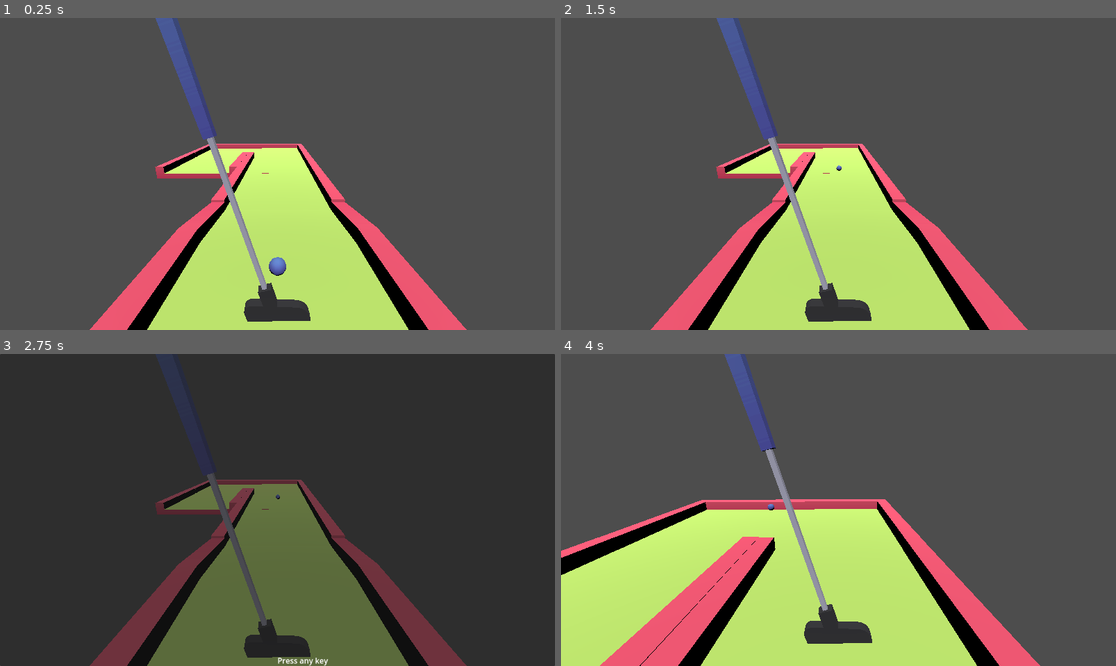
Above: before the commit, frames 1-4 (two rows, left to right).
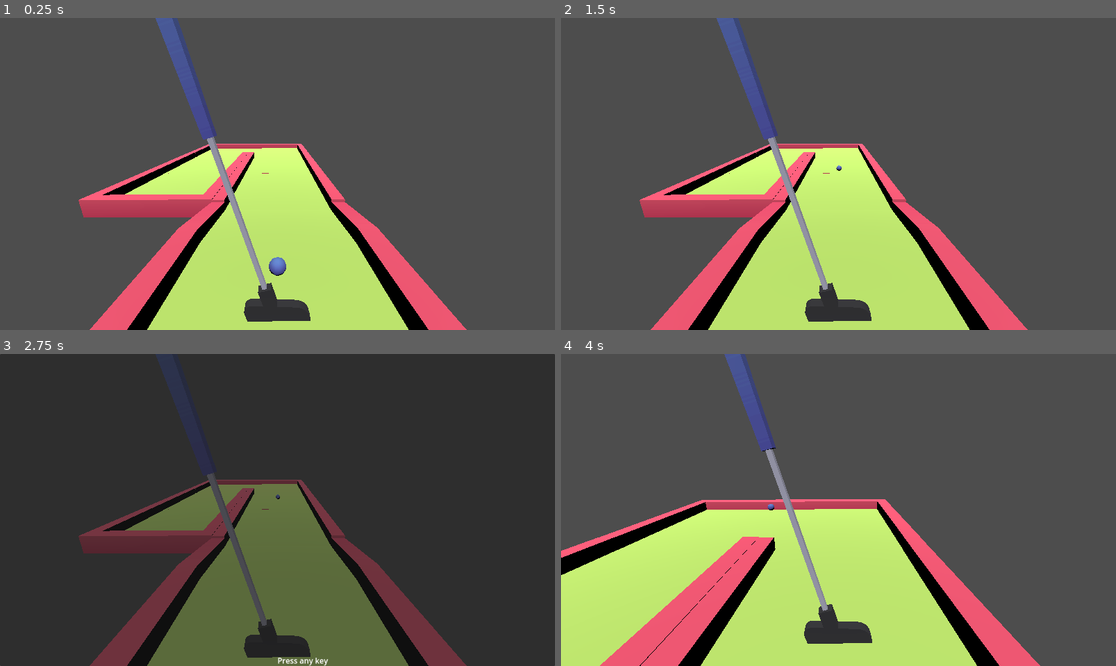
Above: after the commit, the same moments.

Repository: cmauro1/Minigolf
Game: Godot game, scene res://main.tscn
Same seed, same stepped clock (60 frames per second), same inputs: the game is played once before the commit and once after it.
Inputs (mouse positions are in pixels of both pictures, inside the frame that each line leads up to):
- Up to frame 1 (0.25 s): no input
- Up to frame 2 (1.5 s): tap Enter at 0.5 s; move the mouse to (960, 158) at 0.52 s; press the mouse at (960, 158) at 0.53 s; hold Right (move_right) 0.53-1.28 s; move the mouse to (727, 189) at 1.27 s; release the mouse at (727, 189) at 1.28 s; hold Left (move_left) from 1.28 s (still down); click (727, 189) at 1.35 s
- Up to frame 3 (2.75 s): tap Space at 2 s; move the mouse to (333, 441) at 2.02 s; release Left (move_left) at 2.03 s; press the mouse at (333, 441) at 2.03 s; hold Right (move_right) from 2.03 s (still down)
- Up to frame 4 (4 s): release Right (move_right) at 2.75 s; release the mouse at (894, 441) at 2.75 s; click "Press any key" at 2.75 s; move the mouse to (810, 572) at 3.52 s; hold Right (move_right) from 3.53 s (still down); click (810, 572) at 3.6 s

The runs differ from the first frame. In frame 1, 3.0% of the frame differs, in the area x 14-43%, y 47-64%; in frame 2, 3.0%; in frame 3, 3.0%; in frame 4, less than 0.1%.

Commit message:
Added more floor chunks

Diff:
--- /dev/null
+++ b/hole_floor.tscn
@@ -0,0 +1,7 @@
+[gd_scene load_steps=2 format=3 uid="uid://dsnpv6l1obyf5"]
+
+[ext_resource type="PackedScene" uid="uid://cac5hp0plocq4" path="res://art/Models/GLB format/hole-square.glb" id="1_qac45"]
+
+[node name="hole_floor" type="Node3D"]
+
+[node name="hole-square" parent="." instance=ExtResource("1_qac45")]
--- a/test_hole.tscn
+++ b/test_hole.tscn
@@ -1,8 +1,9 @@
-[gd_scene load_steps=4 format=3 uid="uid://cdvjdila0ukj7"]
+[gd_scene load_steps=5 format=3 uid="uid://cdvjdila0ukj7"]
 
 [ext_resource type="PackedScene" uid="uid://dqfpkyxf5k4gl" path="res://start.tscn" id="1_okyed"]
 [ext_resource type="PackedScene" uid="uid://dtrw5glblyd7g" path="res://straight.tscn" id="2_88p1s"]
 [ext_resource type="PackedScene" uid="uid://7sg5u3vp0mxq" path="res://corner_floor.tscn" id="3_c44h2"]
+[ext_resource type="PackedScene" uid="uid://dihsn7wc3ljnp" path="res://end_floor.tscn" id="4_24tw0"]
 
 [node name="TestHole" type="Node"]
 
@@ -22,3 +23,6 @@
 
 [node name="StraightFloor3" parent="." instance=ExtResource("2_88p1s")]
 transform = Transform3D(1, 0, 0, 0, 1, 0, 0, 0, 1, 0.99421, -0.124265, 2.52064)
+
+[node name="EndFloor" parent="." instance=ExtResource("4_24tw0")]
+transform = Transform3D(-1, 0, -8.74228e-08, 0, 1, 0, 8.74228e-08, 0, -1, 0.994, -0.124, 1.53)
